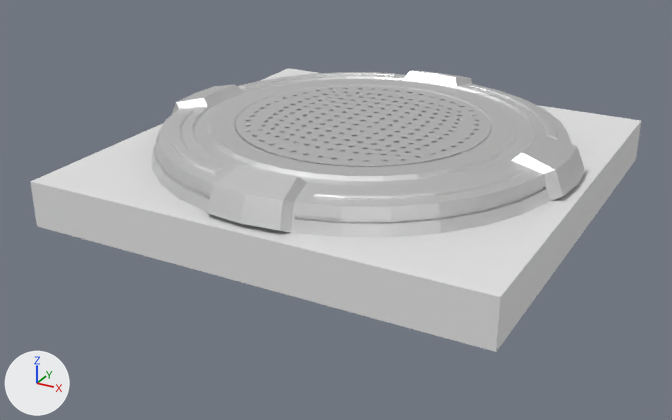
Before and after pictures for a commit that changed the FBX model Model/Base.fbx.
Camera for both pictures: a 50 mm camera at (8.91, -17.42, 8.07) aimed at (-0.27, -0.73, -0.27). The axes (+X, +Y, +Z) are drawn at lower left. The lights are the same throughout. Where no turn or scale is listed for an object, it has been applied to the vertices.

Script lines for the objects in view, before the commit:
```python
me_circle_001 = bpy.data.meshes.new('Circle.001')
me_circle_001.from_pydata(...)  # 2505 vertices, 2080 faces; spans x -4.83..4.83, y -4.83..4.83, z 0.0..0.78
me_circle_001.materials.append(mat_tech_pedestal_mat_002)  # white #e7e7e7
me_立方体_006 = bpy.data.meshes.new('立方体.006')
me_立方体_006.from_pydata(...)  # a box spanning x -5.0..5.0, y -5.0..5.0, z 0.0..1.0
ob_foundation = bpy.data.objects.new('Foundation', me_circle_001)
ob_foundation.location = (0.0, 0.0, 1.0)
ob_stage = bpy.data.objects.new('Stage', me_立方体_006)
ob_stage.location = (0.0, 0.0, 0.0)
```
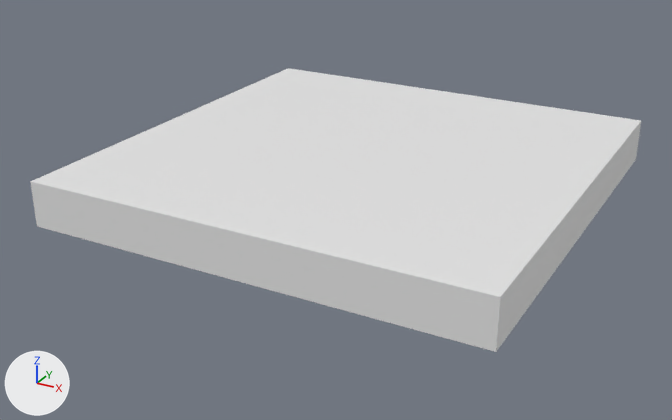
What differs and where, as boxes (x1, y1, x2, y2) in the pictures (672 x 420 px):
'Foundation', deleted: before (152, 71, 585, 237)

Edits to the bpy script that builds the scene:
```text
Remove ob_foundation:
    ob_foundation = bpy.data.objects.new('Foundation', me_circle_001)
    ob_foundation.location = (0.0, 0.0, 1.0)
```
